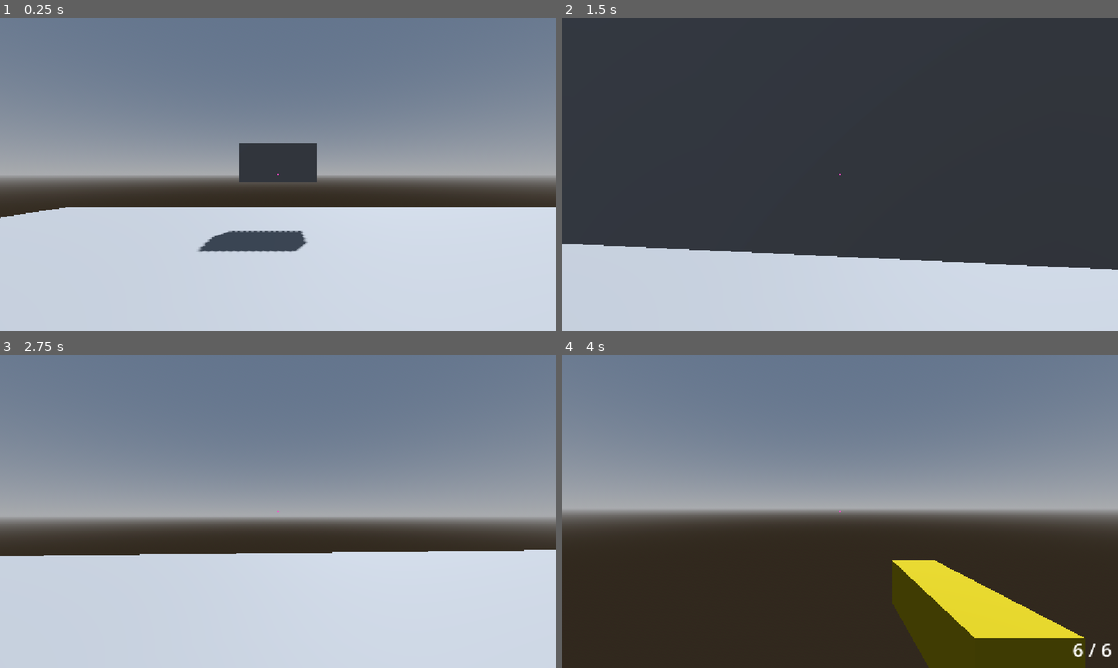
Above: before the commit, frames 1-4 (two rows, left to right).
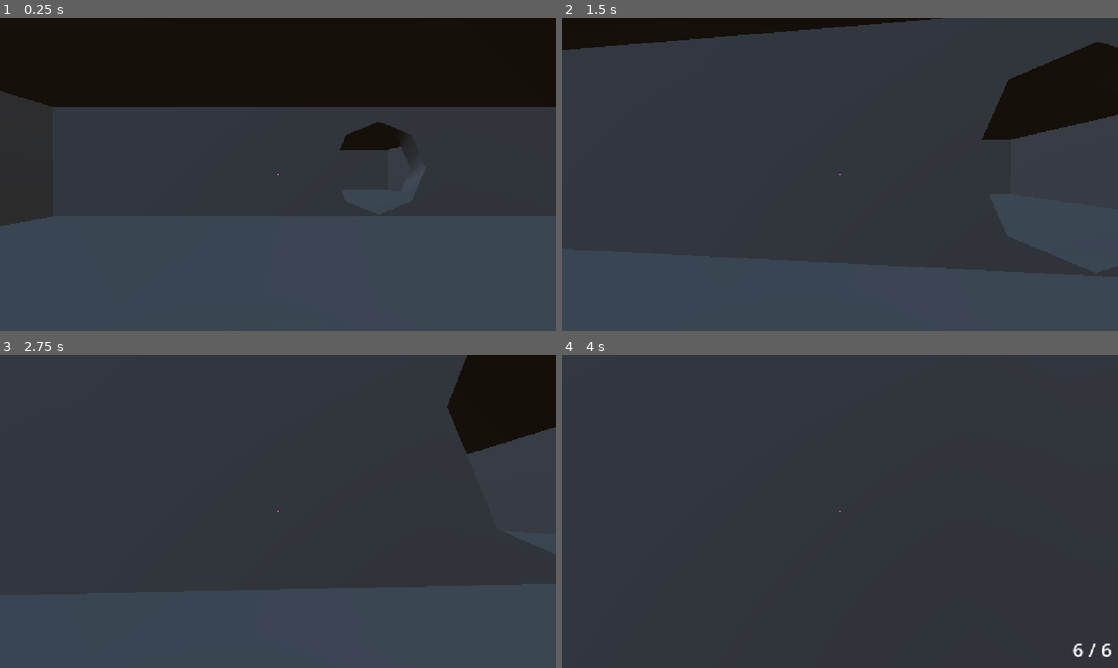
Above: after the commit, the same moments.

Repository: jmenoandrii/one-more-time
Game: Godot game, scene res://Scenes/main.tscn
The game is run twice, just before and just after one commit, with the same random seed, the same clock (stepped at 60 frames per second) and the same inputs.
Inputs (mouse positions are in pixels of both pictures, inside the frame that each line leads up to):
- Up to frame 1 (0.25 s): no input
- Up to frame 2 (1.5 s): tap Enter at 0.5 s; move the mouse to (867, 174) at 0.52 s; hold W (move_forward) from 0.53 s (still down); tap Space (jump) at 0.6, 0.77, 1.07 s; move the mouse to (812, 174) at 1.27 s; click (812, 174) at 1.35 s
- Up to frame 3 (2.75 s): keep holding W (move_forward); tap Space (jump) at 1.52, 1.55, 1.82, 2.3 s; move the mouse to (289, 505) at 2.02 s; hold Ctrl (crouch) from 2.03 s (still down)
- Up to frame 4 (4 s): keep holding W (move_forward); move the mouse to (834, 517) at 2.77 s; release Ctrl (crouch) at 2.78 s; tap Shift (run) at 2.85 s; tap Space (jump) at 3.02, 3.05, 3.32, 3.5, 3.77, 3.8 s; move the mouse to (878, 514) at 3.52 s; tap 1 (weapon_1) at 3.6 s

The runs differ from the first frame. In frame 1, 93% of the frame differs, in the area x 0-100%, y 0-100%; in frame 2, 35%; in frame 3, 96%; in frame 4, 96%.

Commit message:
Remove scene map1 Add map

Diff:
--- a/Scenes/main.tscn
+++ b/Scenes/main.tscn
@@ -13,6 +13,7 @@
 [ext_resource type="AudioStream" uid="uid://brse3y3ed4xlr" path="res://Sounds/Foot/Stone/Footstep Stone 4.ogg" id="11_3pmx8"]
 [ext_resource type="AudioStream" uid="uid://bh8p460br1bba" path="res://Sounds/lumora_studios-pixel-jump-319167.mp3" id="12_u50mg"]
 [ext_resource type="Script" uid="uid://doeulblpmm8y" path="res://Scripts/UI/pause_menu.gd" id="13_cbgmd"]
+[ext_resource type="AudioStream" uid="uid://c17a8h5lxtf10" path="res://Sounds/Music/ribhavagrawal-core-punk-no-copyright-music-338077.mp3" id="13_wsu2k"]
 [ext_resource type="Script" uid="uid://4jaonda2bhh7" path="res://Scripts/UI/ui_controller.gd" id="14_1w6v2"]
 
 [sub_resource type="ProceduralSkyMaterial" id="ProceduralSkyMaterial_ig7tw"]
@@ -26,6 +27,12 @@
 background_mode = 2
 sky = SubResource("Sky_0xm2m")
 glow_enabled = true
+
+[sub_resource type="PlaneMesh" id="PlaneMesh_jkdf5"]
+size = Vector2(20, 20)
+
+[sub_resource type="BoxShape3D" id="BoxShape3D_wsu2k"]
+size = Vector3(27, 1, 17)
 
 [sub_resource type="PhysicsMaterial" id="PhysicsMaterial_7mycd"]
 
@@ -118,7 +125,103 @@
 transform = Transform3D(-0.8660254, -0.43301278, 0.25, 0, 0.49999997, 0.86602545, -0.50000006, 0.75, -0.43301266, 0, 0, 0)
 shadow_enabled = true
 
+[node name="Level 1" type="CSGCombiner3D" parent="." unique_id=401087400]
+use_collision = true
+
+[node name="CSGBox3D" type="CSGBox3D" parent="Level 1" unique_id=1121604689]
+transform = Transform3D(1, 0, 0, 0, 1, 0, 0, 0, 1, 17.063099, 2.7660027, -9.4964905)
+size = Vector3(54, 5.517334, 1)
+
+[node name="CSGBox3D2" type="CSGBox3D" parent="Level 1" unique_id=1390928476]
+transform = Transform3D(1, 0, 0, 0, 1, 0, 0, 0, 1, 17.064697, 2.7621412, 9.503925)
+size = Vector3(54, 5.517334, 1)
+
+[node name="CSGBox3D5" type="CSGBox3D" parent="Level 1" unique_id=945164252]
+transform = Transform3D(1, 0, 0, 0, 1, 0, 0, 0, 1, 17.064697, 2.7621412, -24.496075)
+size = Vector3(54, 5.517334, 1)
+
+[node name="CSGBox3D8" type="CSGBox3D" parent="Level 1" unique_id=943236454]
+transform = Transform3D(-4.371139e-08, 0, 1, 0, 1, 0, -1, 0, -4.371139e-08, 13.303528, 2.7621412, -7.8131247)
+size = Vector3(34, 5.517334, 1)
+
+[node name="CSGBox3D6" type="CSGBox3D" parent="Level 1" unique_id=672115471]
+transform = Transform3D(-4.371139e-08, 0, 1, 0, 1, 0, -1, 0, -4.371139e-08, -10.110718, 3.0034742, -7.3206596)
+size = Vector3(36, 6, 1)
+
+[node name="CSGBox3D14" type="CSGBox3D" parent="Level 1" unique_id=82474699]
+transform = Transform3D(-4.371139e-08, 0, 1, 0, 1, 0, -1, 0, -4.371139e-08, 43.889282, 3.0034742, -7.320662)
+size = Vector3(36, 6, 1)
+
+[node name="CSGBox3D7" type="CSGBox3D" parent="Level 1" unique_id=1969949761]
+transform = Transform3D(-4.371139e-08, 0, 1, 0, 1, 0, -1, 0, -4.371139e-08, 29.889282, 2.8442945, -7.512434)
+size = Vector3(34.986084, 5.6816406, 1)
+
+[node name="CSGBox3D4" type="CSGBox3D" parent="Level 1" unique_id=2138713178]
+transform = Transform3D(1, 0, 0, 0, 1, 0, 0, 0, 1, 17.064697, 5.181492, -7.4960747)
+size = Vector3(54, 1, 35)
+
+[node name="CSGCylinder3D" type="CSGCylinder3D" parent="Level 1" unique_id=495029207]
+transform = Transform3D(1, 0, 0, 0, -4.371139e-08, -1, 0, 1, -4.371139e-08, 4.316411, 2.0656686, -9.409776)
+operation = 2
+radius = 2.0
+height = 3.7617188
+
+[node name="CSGBox3D9" type="CSGBox3D" parent="Level 1" unique_id=48045049]
+transform = Transform3D(1, 0, 0, 0, 1, 0, 0, 0, 1, 13.509368, 1.2498329, -0.5)
+operation = 2
+size = Vector3(3.4712524, 2.5151062, 2)
+
+[node name="CSGBox3D10" type="CSGBox3D" parent="Level 1" unique_id=139913681]
+transform = Transform3D(1, 0, 0, 0, 1, 0, 0, 0, 1, 29.509369, 1.2588813, -0.5)
+operation = 2
+size = Vector3(3.4712524, 2.4970093, 2)
+
+[node name="CSGBox3D11" type="CSGBox3D" parent="Level 1" unique_id=963720790]
+transform = Transform3D(-4.371139e-08, 0, -1, 0, 1, 0, 1, 0, -4.371139e-08, 35.451256, 1.2588813, -9.570639)
+operation = 2
+size = Vector3(3.4712524, 2.4970093, 2)
+
+[node name="CSGBox3D12" type="CSGBox3D" parent="Level 1" unique_id=1024326713]
+transform = Transform3D(-4.371139e-08, 0, -1, 0, 1, 0, 1, 0, -4.371139e-08, 22.451256, 1.2588813, -9.57064)
+operation = 2
+size = Vector3(3.4712524, 2.4970093, 2)
+
+[node name="CSGBox3D13" type="CSGBox3D" parent="Level 1" unique_id=1831282686]
+transform = Transform3D(-1, 0, 8.742278e-08, 0, 1, 0, -8.742278e-08, 0, -1, 29.451256, 1.2588813, -16.57064)
+operation = 2
+size = Vector3(3.4712524, 2.4970093, 2)
+
+[node name="SpotLight3D" type="SpotLight3D" parent="Level 1" unique_id=125509497]
+transform = Transform3D(1, 0, 0, 0, -4.371139e-08, 1, 0, -1, -4.371139e-08, 0, 4.105012, 0)
+light_specular = 16.0
+
+[node name="SpotLight3D2" type="SpotLight3D" parent="Level 1" unique_id=2057702708]
+transform = Transform3D(1, 0, 0, 0, -4.371139e-08, 1, 0, -1, -4.371139e-08, 20.000727, 4.105012, 0)
+
+[node name="SpotLight3D3" type="SpotLight3D" parent="Level 1" unique_id=1381688526]
+transform = Transform3D(1, 0, 0, 0, -4.371139e-08, 1, 0, -1, -4.371139e-08, 20.000727, 4.105011, -17)
+
+[node name="SpotLight3D4" type="SpotLight3D" parent="Level 1" unique_id=2051749203]
+transform = Transform3D(1, 0, 0, 0, -4.371139e-08, 1, 0, -1, -4.371139e-08, 36.000725, 4.105011, -17)
+
+[node name="SpotLight3D5" type="SpotLight3D" parent="Level 1" unique_id=1013613211]
+transform = Transform3D(1, 0, 0, 0, -4.371139e-08, 1, 0, -1, -4.371139e-08, 36.000725, 4.105012, 1)
+
+[node name="floor" type="StaticBody3D" parent="Level 1" unique_id=802787639 groups=["dirt"]]
+transform = Transform3D(1, 0, 0, 0, 1, 0, 0, 0, 1, 0, -1.1920929e-07, 0)
+collision_layer = 3
+
+[node name="MeshInstance3D" type="MeshInstance3D" parent="Level 1/floor" unique_id=1569860190]
+transform = Transform3D(4.5972967, 0, 0, 0, 0.99929696, 0, 0, 0, 4.0627403, 0, 0, 0)
+layers = 3
+mesh = SubResource("PlaneMesh_jkdf5")
+
+[node name="CollisionShape3D" type="CollisionShape3D" parent="Level 1/floor" unique_id=1898802772 groups=["dirt"]]
+transform = Transform3D(3.3817892, 0, 0, 0, 1, 0, 0, 0, 4.726726, 0.11314392, -0.20703125, 0.1031189)
+shape = SubResource("BoxShape3D_wsu2k")
+
 [node name="Level" type="Node3D" parent="." unique_id=1214059075]
+visible = false
 
 [node name="floor2" type="StaticBody3D" parent="Level" unique_id=297188938 groups=["stone"]]
 transform = Transform3D(1, 0, 0, 0, 1, 0, 0, 0, 1, 19.663494, 0, 0)
@@ -220,29 +323,26 @@
 root_node = NodePath("../..")
 libraries/ = SubResource("AnimationLibrary_5vw27")
 
-[node name="CeilingCheck" type="RayCast3D" parent="Player/Head" unique_id=1221683613]
-target_position = Vector3(0, 0.5, 0)
-collision_mask = 3
-
-[node name="Music" type="AudioStreamPlayer3D" parent="Player/Head" unique_id=1264888633]
-transform = Transform3D(1, 0, 0, 0, 1, 0, 0, 0, 1, 0, 0.023120165, 0)
+[node name="Sounds" type="Node3D" parent="Player" unique_id=135702811]
+transform = Transform3D(1, 0, 0, 0, 1, 0, 0, 0, 1, 0, 0.21978569, 0)
+
+[node name="dirt" type="AudioStreamPlayer3D" parent="Player/Sounds" unique_id=1168338759]
+transform = Transform3D(1, 0, 0, 0, 1, 0, 0, 0, 1, 0, -0.21978569, 0)
+stream = SubResource("AudioStreamRandomizer_upu61")
+
+[node name="stone" type="AudioStreamPlayer3D" parent="Player/Sounds" unique_id=43388868]
+stream = SubResource("AudioStreamRandomizer_5vw27")
+
+[node name="jump" type="AudioStreamPlayer3D" parent="Player/Sounds" unique_id=1208844341]
+stream = ExtResource("12_u50mg")
+volume_db = -23.0
+
+[node name="Music" type="AudioStreamPlayer3D" parent="Player/Sounds" unique_id=1264888633]
+transform = Transform3D(1, 0, 0, 0, 1, 0, 0, 0, 1, 0, 1.8033345, 0)
+stream = ExtResource("13_wsu2k")
 volume_db = -45.0
 max_db = -3.0
 autoplay = true
-
-[node name="Sounds" type="Node3D" parent="Player" unique_id=135702811]
-transform = Transform3D(1, 0, 0, 0, 1, 0, 0, 0, 1, 0, 0.21978569, 0)
-
-[node name="dirt" type="AudioStreamPlayer3D" parent="Player/Sounds" unique_id=1168338759]
-transform = Transform3D(1, 0, 0, 0, 1, 0, 0, 0, 1, 0, -0.21978569, 0)
-stream = SubResource("AudioStreamRandomizer_upu61")
-
-[node name="stone" type="AudioStreamPlayer3D" parent="Player/Sounds" unique_id=43388868]
-stream = SubResource("AudioStreamRandomizer_5vw27")
-
-[node name="jump" type="AudioStreamPlayer3D" parent="Player/Sounds" unique_id=1208844341]
-stream = ExtResource("12_u50mg")
-volume_db = -23.0
 
 [node name="floortype_ray" type="RayCast3D" parent="Player" unique_id=883116546]
 collision_mask = 2
--- a/map1.tscn
+++ /dev/null
@@ -1,247 +0,0 @@
-[gd_scene format=3 uid="uid://d2ijt12snws2o"]
-
-[ext_resource type="Script" uid="uid://6vq11mknutph" path="res://Scripts/Player/Player.gd" id="1_js2t8"]
-[ext_resource type="AudioStream" uid="uid://djk1r5l5yfyfb" path="res://Sounds/Music/darren_hirst-gamer-music-140-bpm-355954.mp3" id="2_uytli"]
-[ext_resource type="AudioStream" uid="uid://8pgui6xwt8xh" path="res://Sounds/Foot/Dirt/Footstep Dirt 2.ogg" id="3_2kv0r"]
-[ext_resource type="AudioStream" uid="uid://cqlpgfncx3oeu" path="res://Sounds/Foot/Dirt/Footstep Dirt 3.ogg" id="4_r8k3y"]
-[ext_resource type="AudioStream" uid="uid://dtmqc2eisxsd1" path="res://Sounds/Foot/Dirt/Footstep Dirt 4.ogg" id="5_7aikp"]
-[ext_resource type="AudioStream" uid="uid://ub6lo3eqpfjm" path="res://Sounds/Foot/Dirt/Footstep Dirt 5.ogg" id="6_758qj"]
-[ext_resource type="AudioStream" uid="uid://cccngqlc6fb4c" path="res://Sounds/Foot/Stone/Footstep Stone 1.ogg" id="7_muogi"]
-[ext_resource type="AudioStream" uid="uid://df3n5foj0y7yw" path="res://Sounds/Foot/Stone/Footstep Stone 2.ogg" id="8_awt07"]
-[ext_resource type="AudioStream" uid="uid://480u2annwkb" path="res://Sounds/Foot/Stone/Footstep Stone 3.ogg" id="9_2abic"]
-[ext_resource type="AudioStream" uid="uid://brse3y3ed4xlr" path="res://Sounds/Foot/Stone/Footstep Stone 4.ogg" id="10_68o8b"]
-[ext_resource type="AudioStream" uid="uid://gp0q1l7ffqf8" path="res://Sounds/Jump/SFX_Jump_01.wav" id="11_ekku0"]
-[ext_resource type="AudioStream" uid="uid://gb4k3qotfkn4" path="res://Sounds/Jump/SFX_Jump_02.wav" id="12_sruyg"]
-
-[sub_resource type="ProceduralSkyMaterial" id="ProceduralSkyMaterial_ig7tw"]
-sky_horizon_color = Color(0.66224277, 0.6717428, 0.6867428, 1)
-ground_horizon_color = Color(0.66224277, 0.6717428, 0.6867428, 1)
-
-[sub_resource type="Sky" id="Sky_0xm2m"]
-sky_material = SubResource("ProceduralSkyMaterial_ig7tw")
-
-[sub_resource type="Environment" id="Environment_h2yge"]
-background_mode = 2
-sky = SubResource("Sky_0xm2m")
-glow_enabled = true
-
-[sub_resource type="PlaneMesh" id="PlaneMesh_0rpfx"]
-size = Vector2(20, 20)
-
-[sub_resource type="BoxShape3D" id="BoxShape3D_ycdy4"]
-size = Vector3(27, 1, 17)
-
-[sub_resource type="CapsuleMesh" id="CapsuleMesh_0rpfx"]
-
-[sub_resource type="CapsuleShape3D" id="CapsuleShape3D_g0qyx"]
-
-[sub_resource type="SphereMesh" id="SphereMesh_0rpfx"]
-
-[sub_resource type="BoxMesh" id="BoxMesh_0rpfx"]
-size = Vector3(0.6750488, 0.24731445, 0.5551758)
-
-[sub_resource type="Animation" id="Animation_272bh"]
-resource_name = "new_animation"
-tracks/0/type = "method"
-tracks/0/imported = false
-tracks/0/enabled = true
-tracks/0/path = NodePath(".")
-tracks/0/interp = 1
-tracks/0/loop_wrap = true
-tracks/0/keys = {
-"times": PackedFloat32Array(0.2, 0.7),
-"transitions": PackedFloat32Array(1, 1),
-"values": [{
-"args": [],
-"method": &"play_step_sounds"
-}, {
-"args": [],
-"method": &"play_step_sounds"
-}]
-}
-
-[sub_resource type="AnimationLibrary" id="AnimationLibrary_5vw27"]
-_data = {
-&"new_animation": SubResource("Animation_272bh")
-}
-
-[sub_resource type="AudioStreamRandomizer" id="AudioStreamRandomizer_upu61"]
-streams_count = 4
-stream_0/stream = ExtResource("3_2kv0r")
-stream_1/stream = ExtResource("4_r8k3y")
-stream_2/stream = ExtResource("5_7aikp")
-stream_3/stream = ExtResource("6_758qj")
-
-[sub_resource type="AudioStreamRandomizer" id="AudioStreamRandomizer_5vw27"]
-streams_count = 4
-stream_0/stream = ExtResource("7_muogi")
-stream_1/stream = ExtResource("8_awt07")
-stream_2/stream = ExtResource("9_2abic")
-stream_3/stream = ExtResource("10_68o8b")
-
-[sub_resource type="AudioStreamRandomizer" id="AudioStreamRandomizer_vymq1"]
-streams_count = 2
-stream_0/stream = ExtResource("11_ekku0")
-stream_1/stream = ExtResource("12_sruyg")
-
-[node name="Node3D" type="Node3D" unique_id=41126308]
-
-[node name="WorldEnvironment" type="WorldEnvironment" parent="." unique_id=1077777929]
-environment = SubResource("Environment_h2yge")
-
-[node name="DirectionalLight3D" type="DirectionalLight3D" parent="." unique_id=1496692533]
-transform = Transform3D(5.9604645e-08, 0.5000001, -0.86602527, 1, 5.9604645e-08, 1.6391277e-07, 8.940697e-08, -0.8660254, -0.49999997, -6.5081196, 1.751339, -5.4723444)
-shadow_enabled = true
-
-[node name="floor" type="StaticBody3D" parent="." unique_id=1127066966 groups=["dirt"]]
-transform = Transform3D(1, 0, 0, 0, 1, 0, 0, 0, 1, 0, -1.1920929e-07, 0)
-collision_layer = 3
-
-[node name="MeshInstance3D" type="MeshInstance3D" parent="floor" unique_id=1644211572]
-transform = Transform3D(4.5972967, 0, 0, 0, 0.99929696, 0, 0, 0, 4.0627403, 0, 0, 0)
-layers = 3
-mesh = SubResource("PlaneMesh_0rpfx")
-
-[node name="CollisionShape3D" type="CollisionShape3D" parent="floor" unique_id=1076665790 groups=["dirt"]]
-transform = Transform3D(3.3817892, 0, 0, 0, 1, 0, 0, 0, 4.726726, 0.11314392, -0.20703125, 0.1031189)
-shape = SubResource("BoxShape3D_ycdy4")
-
-[node name="Player" type="CharacterBody3D" parent="." unique_id=1147837040]
-transform = Transform3D(-4.371139e-08, 0, -1, 0, 1, 0, 1, 0, -4.371139e-08, 0, 0.39485908, 0)
-script = ExtResource("1_js2t8")
-
-[node name="MeshInstance3D" type="MeshInstance3D" parent="Player" unique_id=808242478]
-transform = Transform3D(1, 0, 0, 0, 1, 0, 0, 0, 1, 0, 1, 0)
-mesh = SubResource("CapsuleMesh_0rpfx")
-
-[node name="CollisionShape3D" type="CollisionShape3D" parent="Player" unique_id=996913945]
-transform = Transform3D(1, 0, 0, 0, 1, 0, 0, 0, 1, 0, 1, 0)
-shape = SubResource("CapsuleShape3D_g0qyx")
-
-[node name="Head" type="Node3D" parent="Player" unique_id=1770461712]
-transform = Transform3D(1, 0, 0, 0, 1, 0, 0, 0, 1, 0, 2, 0)
-
-[node name="Camera3D" type="Camera3D" parent="Player/Head" unique_id=1443790826]
-transform = Transform3D(1, 0, 0, 0, 1, 0, 0, 0, 1, 0, 0, -0.26701617)
-
-[node name="MeshInstance3D" type="MeshInstance3D" parent="Player/Head" unique_id=1868013299]
-mesh = SubResource("SphereMesh_0rpfx")
-
-[node name="MeshInstance3D2" type="MeshInstance3D" parent="Player/Head" unique_id=796127435]
-transform = Transform3D(1, 0, 0, 0, 1, 0, 0, 0, 1, 0.008911133, 0.10290527, -0.27993035)
-mesh = SubResource("BoxMesh_0rpfx")
-
-[node name="headbob" type="AnimationPlayer" parent="Player/Head" unique_id=279278114]
-root_node = NodePath("../..")
-libraries/ = SubResource("AnimationLibrary_5vw27")
-
-[node name="CeilingCheck" type="RayCast3D" parent="Player/Head" unique_id=1221683613]
-target_position = Vector3(0, 0.5, 0)
-collision_mask = 3
-
-[node name="Music" type="AudioStreamPlayer3D" parent="Player/Head" unique_id=1264888633]
-transform = Transform3D(1, 0, 0, 0, 1, 0, 0, 0, 1, 0, 0.023120165, 0)
-stream = ExtResource("2_uytli")
-volume_db = -45.0
-max_db = -3.0
-autoplay = true
-parameters/looping = true
-
-[node name="Sounds" type="Node3D" parent="Player" unique_id=135702811]
-transform = Transform3D(1, 0, 0, 0, 1, 0, 0, 0, 1, 0, 0.21978569, 0)
-
-[node name="dirt" type="AudioStreamPlayer3D" parent="Player/Sounds" unique_id=1168338759]
-transform = Transform3D(1, 0, 0, 0, 1, 0, 0, 0, 1, 0, -0.21978569, 0)
-stream = SubResource("AudioStreamRandomizer_upu61")
-
-[node name="stone" type="AudioStreamPlayer3D" parent="Player/Sounds" unique_id=43388868]
-stream = SubResource("AudioStreamRandomizer_5vw27")
-
-[node name="jump" type="AudioStreamPlayer3D" parent="Player/Sounds" unique_id=1208844341]
-stream = SubResource("AudioStreamRandomizer_vymq1")
-volume_db = -23.0
-
-[node name="floortype_ray" type="RayCast3D" parent="Player" unique_id=883116546]
-collision_mask = 2
-
-[node name="CSGCombiner3D" type="CSGCombiner3D" parent="." unique_id=142425978]
-use_collision = true
-
-[node name="CSGBox3D" type="CSGBox3D" parent="CSGCombiner3D" unique_id=517936001]
-transform = Transform3D(1, 0, 0, 0, 1, 0, 0, 0, 1, 17.063099, 2.7660027, -9.4964905)
-size = Vector3(54, 5.517334, 1)
-
-[node name="CSGBox3D2" type="CSGBox3D" parent="CSGCombiner3D" unique_id=574400892]
-transform = Transform3D(1, 0, 0, 0, 1, 0, 0, 0, 1, 17.064697, 2.7621412, 9.503925)
-size = Vector3(54, 5.517334, 1)
-
-[node name="CSGBox3D5" type="CSGBox3D" parent="CSGCombiner3D" unique_id=2010155979]
-transform = Transform3D(1, 0, 0, 0, 1, 0, 0, 0, 1, 17.064697, 2.7621412, -24.496075)
-size = Vector3(54, 5.517334, 1)
-
-[node name="CSGBox3D8" type="CSGBox3D" parent="CSGCombiner3D" unique_id=622295240]
-transform = Transform3D(-4.371139e-08, 0, 1, 0, 1, 0, -1, 0, -4.371139e-08, 13.303528, 2.7621412, -7.8131247)
-size = Vector3(34, 5.517334, 1)
-
-[node name="CSGBox3D6" type="CSGBox3D" parent="CSGCombiner3D" unique_id=1063663446]
-transform = Transform3D(-4.371139e-08, 0, 1, 0, 1, 0, -1, 0, -4.371139e-08, -10.110718, 3.0034742, -7.3206596)
-size = Vector3(36, 6, 1)
-
-[node name="CSGBox3D14" type="CSGBox3D" parent="CSGCombiner3D" unique_id=1436157117]
-transform = Transform3D(-4.371139e-08, 0, 1, 0, 1, 0, -1, 0, -4.371139e-08, 43.889282, 3.0034742, -7.320662)
-size = Vector3(36, 6, 1)
-
-[node name="CSGBox3D7" type="CSGBox3D" parent="CSGCombiner3D" unique_id=1617066187]
-transform = Transform3D(-4.371139e-08, 0, 1, 0, 1, 0, -1, 0, -4.371139e-08, 29.889282, 2.8442945, -7.512434)
-size = Vector3(34.986084, 5.6816406, 1)
-
-[node name="CSGBox3D4" type="CSGBox3D" parent="CSGCombiner3D" unique_id=487905863]
-transform = Transform3D(1, 0, 0, 0, 1, 0, 0, 0, 1, 17.064697, 5.181492, -7.4960747)
-size = Vector3(54, 1, 35)
-
-[node name="CSGCylinder3D" type="CSGCylinder3D" parent="CSGCombiner3D" unique_id=625324576]
-transform = Transform3D(1, 0, 0, 0, -4.371139e-08, -1, 0, 1, -4.371139e-08, 4.316411, 2.0656686, -9.409776)
-operation = 2
-radius = 2.0
-height = 3.7617188
-
-[node name="CSGBox3D9" type="CSGBox3D" parent="CSGCombiner3D" unique_id=216285502]
-transform = Transform3D(1, 0, 0, 0, 1, 0, 0, 0, 1, 13.509368, 1.2498329, -0.5)
-operation = 2
-size = Vector3(3.4712524, 2.5151062, 2)
-
-[node name="CSGBox3D10" type="CSGBox3D" parent="CSGCombiner3D" unique_id=1371812823]
-transform = Transform3D(1, 0, 0, 0, 1, 0, 0, 0, 1, 29.509369, 1.2588813, -0.5)
-operation = 2
-size = Vector3(3.4712524, 2.4970093, 2)
-
-[node name="CSGBox3D11" type="CSGBox3D" parent="CSGCombiner3D" unique_id=1891606313]
-transform = Transform3D(-4.371139e-08, 0, -1, 0, 1, 0, 1, 0, -4.371139e-08, 35.451256, 1.2588813, -9.570639)
-operation = 2
-size = Vector3(3.4712524, 2.4970093, 2)
-
-[node name="CSGBox3D12" type="CSGBox3D" parent="CSGCombiner3D" unique_id=1051813042]
-transform = Transform3D(-4.371139e-08, 0, -1, 0, 1, 0, 1, 0, -4.371139e-08, 22.451256, 1.2588813, -9.57064)
-operation = 2
-size = Vector3(3.4712524, 2.4970093, 2)
-
-[node name="CSGBox3D13" type="CSGBox3D" parent="CSGCombiner3D" unique_id=432646717]
-transform = Transform3D(-1, 0, 8.742278e-08, 0, 1, 0, -8.742278e-08, 0, -1, 29.451256, 1.2588813, -16.57064)
-operation = 2
-size = Vector3(3.4712524, 2.4970093, 2)
-
-[node name="SpotLight3D" type="SpotLight3D" parent="CSGCombiner3D" unique_id=1606079375]
-transform = Transform3D(1, 0, 0, 0, -4.371139e-08, 1, 0, -1, -4.371139e-08, 0, 4.105012, 0)
-light_specular = 16.0
-
-[node name="SpotLight3D2" type="SpotLight3D" parent="CSGCombiner3D" unique_id=568143495]
-transform = Transform3D(1, 0, 0, 0, -4.371139e-08, 1, 0, -1, -4.371139e-08, 20.000727, 4.105012, 0)
-
-[node name="SpotLight3D3" type="SpotLight3D" parent="CSGCombiner3D" unique_id=1202128015]
-transform = Transform3D(1, 0, 0, 0, -4.371139e-08, 1, 0, -1, -4.371139e-08, 20.000727, 4.105011, -17)
-
-[node name="SpotLight3D4" type="SpotLight3D" parent="CSGCombiner3D" unique_id=1113522467]
-transform = Transform3D(1, 0, 0, 0, -4.371139e-08, 1, 0, -1, -4.371139e-08, 36.000725, 4.105011, -17)
-
-[node name="SpotLight3D5" type="SpotLight3D" parent="CSGCombiner3D" unique_id=2123496372]
-transform = Transform3D(1, 0, 0, 0, -4.371139e-08, 1, 0, -1, -4.371139e-08, 36.000725, 4.105012, 1)
--- a/project.godot
+++ b/project.godot
@@ -31,7 +31,7 @@
 
 [editor_plugins]
 
-enabled=PackedStringArray("res://addons/qodot/plugin.cfg")
+enabled=PackedStringArray()
 
 [global_group]
 
Not shown, added: Sounds/Music/ribhavagrawal-core-punk-no-copyright-music-338077.mp3.import
Not shown, added: Sounds/Music/ribhavagrawal-core-punk-no-copyright-music-338077.mp3
